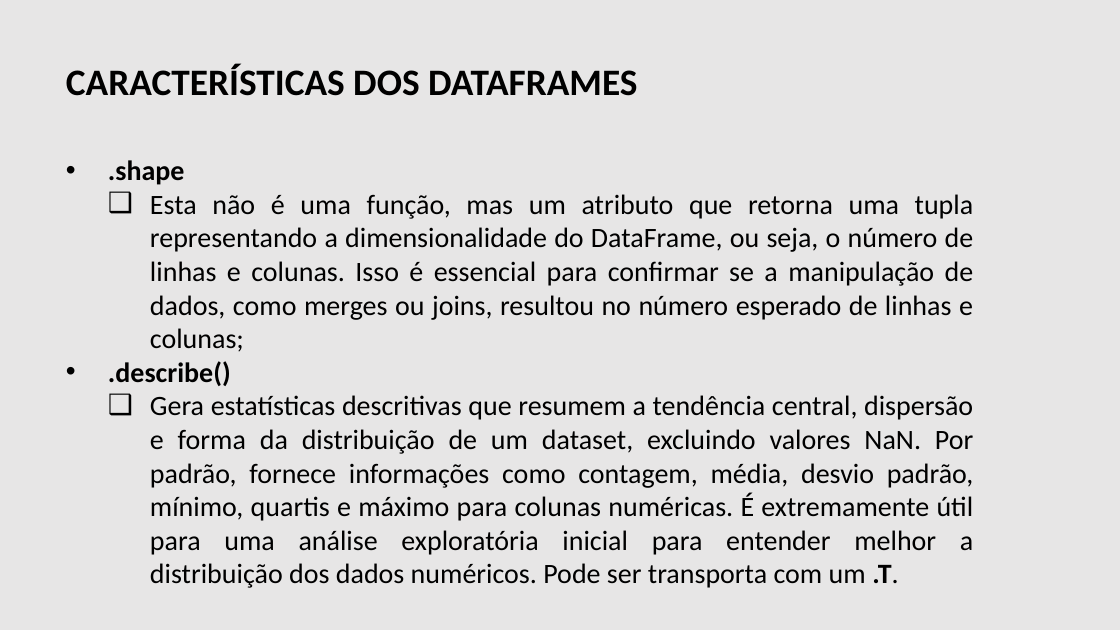
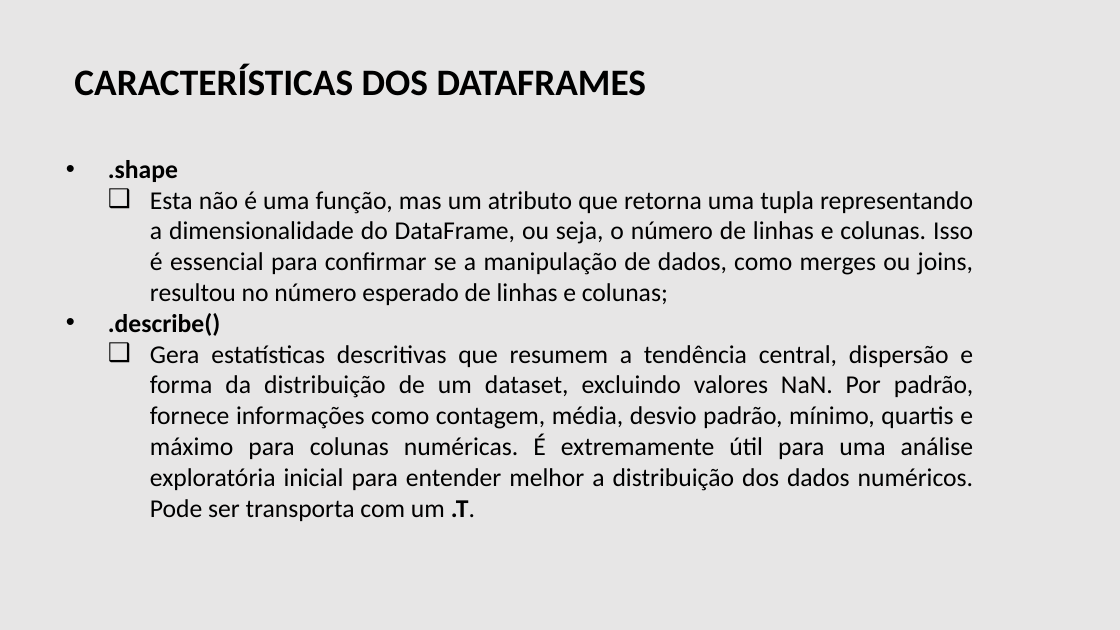
Before and after one commit to danielscarvalho/FIAP-Python-Data-Science-Statistics, a slide deck: slide 6 of T2 - Análise Exploratória e Estatística Descritiva.pptx. Drawn at 1120x630 pixels with LibreOffice and Linux fonts; fonts in the diff are those of the drawing; background and template pictures are left out. Boxes give left, top, right and bottom in pixels: in the first picture for what was removed or moved away, otherwise in the second. Text is boxed around its words. In the diff, an @@ line names an element or a change of style, - is before the commit and + after.

```diff
--- a/T2 - Análise Exploratória e Estatística Descritiva.pptx
+++ b/T2 - Análise Exploratória e Estatística Descritiva.pptx
@@ text "CARACTERÍSTICAS DOS DATAFRAMES": place and size @@
-text "CARACTERÍSTICAS DOS DATAFRAMES" at (66,64,637,96)
+text "CARACTERÍSTICAS DOS DATAFRAMES" at (74,64,646,96)
@@ text ".shape" at (108,160,974,521): size 24 to 22 pt @@
```
Also in this commit, not shown: 46 other slides changed, 1 other file.
